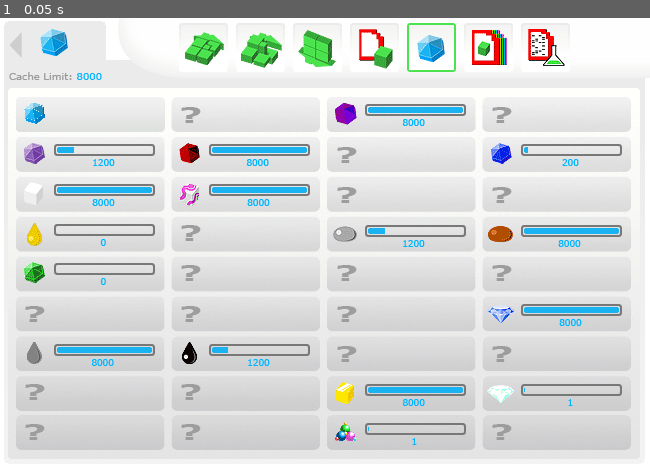
Above: before the commit, frame 1.
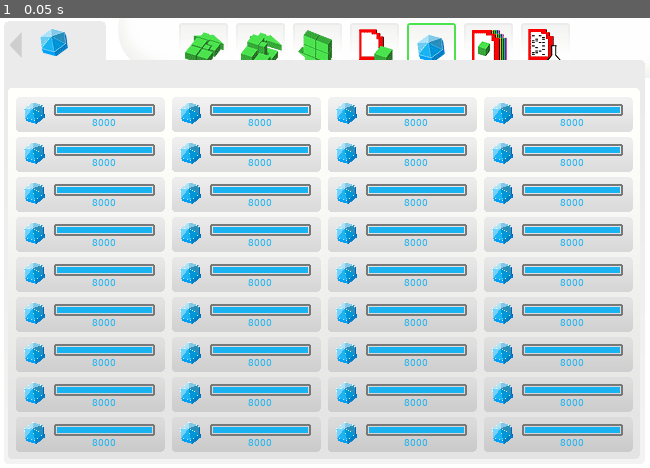
Above: after the commit, the same moment.

Repository: Sharkalien/Godot-Act-4-Walkaround
Game: Godot game, scene res://ui/grist_cache/GristCache.tscn
Two runs of this game, one before a commit and one after it. Both use one fixed random seed, a clock stepped at 60 frames per second and the inputs below. This scene is started directly instead of the project's main scene.
Inputs:
- Up to frame 1 (0.05 s): no input

The runs differ from the first frame. In frame 1, 16% of the frame differs, in the area x 1-98%, y 9-97%.

Commit message:
Update Grist Cache scene

Diff:
--- a/ui/grist_cache/GristCache.tscn
+++ b/ui/grist_cache/GristCache.tscn
@@ -1,16 +1,41 @@
-[gd_scene load_steps=5 format=2]
+[gd_scene load_steps=7 format=2]
 
 [ext_resource path="res://images/references/grist cache reference.png" type="Texture" id=1]
-[ext_resource path="res://ui/grist_cache/Linear Gradient Shader.tres" type="Material" id=2]
-[ext_resource path="res://images/grist/gristBuild.png" type="Texture" id=3]
+[ext_resource path="res://ui/grist_cache/GristMeter.tscn" type="PackedScene" id=2]
+[ext_resource path="res://ui/grist_cache/Linear Gradient Shader.tres" type="Material" id=3]
 
 [sub_resource type="StyleBoxFlat" id=1]
-bg_color = Color( 1, 1, 1, 1 )
+bg_color = Color( 0.921569, 0.921569, 0.921569, 1 )
 corner_radius_top_left = 5
 corner_radius_top_right = 5
 corner_radius_bottom_right = 5
 corner_radius_bottom_left = 5
 anti_aliasing = false
+
+[sub_resource type="Shader" id=2]
+code = "shader_type canvas_item;
+
+uniform vec4 first_color : hint_color = vec4(1.0);
+uniform vec4 second_color : hint_color = vec4(0.0, 0.0, 0.0, 1.0);
+uniform float position : hint_range(-0.5, 0.5) = 0.0;
+uniform float size : hint_range(0.5, 2) = 0.5;
+uniform float angle : hint_range(0.0, 360.0) = 0.0;
+
+void fragment() {
+	float pivot = position + 0.5;
+	vec2 uv = UV - pivot;
+	float rotated = uv.x * cos(radians(angle)) - uv.y * sin(radians(angle));
+	float pos = smoothstep((1.0 - size) + position, size + 0.0001 + position, rotated + pivot);
+	COLOR = mix(first_color, second_color, pos);
+}"
+
+[sub_resource type="ShaderMaterial" id=3]
+shader = SubResource( 2 )
+shader_param/first_color = Color( 0.894118, 0.894118, 0.894118, 1 )
+shader_param/second_color = Color( 1, 1, 0.984314, 1 )
+shader_param/position = 0.0
+shader_param/size = 1.017
+shader_param/angle = 90.0
 
 [node name="GristCache" type="Control"]
 anchor_right = 1.0
@@ -30,46 +55,256 @@
 "_edit_lock_": true
 }
 
-[node name="GristMeter" type="Panel" parent="."]
-material = ExtResource( 2 )
-margin_left = 16.0
-margin_top = 79.0
-margin_right = 165.0
-margin_bottom = 114.0
+[node name="Panel" type="Panel" parent="."]
+material = ExtResource( 3 )
+anchor_left = 0.006
+anchor_top = 0.093
+anchor_right = 0.992
+anchor_bottom = 0.991
+margin_left = 0.0999999
+margin_top = 0.149998
+margin_right = 0.199951
+margin_bottom = 0.0499878
 custom_styles/panel = SubResource( 1 )
 
-[node name="MarginContainer" type="MarginContainer" parent="GristMeter"]
-margin_left = 7.0
-margin_top = 5.0
-margin_right = 29.0
-margin_bottom = 27.0
-
-[node name="TextureRect" type="TextureRect" parent="GristMeter/MarginContainer"]
-margin_right = 22.0
-margin_bottom = 22.0
-texture = ExtResource( 3 )
-expand = true
-stretch_mode = 6
-
-[node name="HBoxContainer" type="HBoxContainer" parent="GristMeter"]
-visible = false
+[node name="Panel2" type="Panel" parent="Panel"]
+material = SubResource( 3 )
+anchor_left = 0.006
+anchor_top = 0.069
+anchor_right = 0.992
+anchor_bottom = 0.988
+margin_left = 0.154
+margin_top = 0.123997
+margin_right = 0.127991
+margin_bottom = -0.152008
+custom_styles/panel = SubResource( 1 )
+
+[node name="HFlowContainer" type="HFlowContainer" parent="Panel/Panel2"]
 anchor_right = 1.0
 anchor_bottom = 1.0
-
-[node name="HBoxContainer2" type="HBoxContainer" parent="GristMeter/HBoxContainer"]
-margin_bottom = 35.0
-
-[node name="VBoxContainer" type="VBoxContainer" parent="GristMeter/HBoxContainer/HBoxContainer2"]
-visible = false
-margin_right = 32.0
-margin_bottom = 35.0
-
-[node name="ProgressBar" type="ProgressBar" parent="GristMeter/HBoxContainer/HBoxContainer2/VBoxContainer"]
-margin_right = 32.0
-margin_bottom = 14.0
-
-[node name="Label" type="Label" parent="GristMeter/HBoxContainer/HBoxContainer2/VBoxContainer"]
-margin_top = 18.0
-margin_right = 32.0
-margin_bottom = 32.0
-text = "1200"
+margin_left = 8.0
+margin_top = 9.0
+custom_constants/vseparation = 5
+custom_constants/hseparation = 7
+
+[node name="GristMeter" parent="Panel/Panel2/HFlowContainer" instance=ExtResource( 2 )]
+
+[node name="GristMeter2" parent="Panel/Panel2/HFlowContainer" instance=ExtResource( 2 )]
+margin_left = 156.0
+margin_right = 305.0
+
+[node name="GristMeter3" parent="Panel/Panel2/HFlowContainer" instance=ExtResource( 2 )]
+margin_left = 312.0
+margin_right = 461.0
+
+[node name="GristMeter4" parent="Panel/Panel2/HFlowContainer" instance=ExtResource( 2 )]
+margin_left = 468.0
+margin_right = 617.0
+
+[node name="GristMeter5" parent="Panel/Panel2/HFlowContainer" instance=ExtResource( 2 )]
+self_modulate = Color( 0.99, 0.99, 0.99, 1 )
+margin_top = 40.0
+margin_bottom = 75.0
+
+[node name="GristMeter6" parent="Panel/Panel2/HFlowContainer" instance=ExtResource( 2 )]
+self_modulate = Color( 0.99, 0.99, 0.99, 1 )
+margin_left = 156.0
+margin_top = 40.0
+margin_right = 305.0
+margin_bottom = 75.0
+
+[node name="GristMeter7" parent="Panel/Panel2/HFlowContainer" instance=ExtResource( 2 )]
+self_modulate = Color( 0.99, 0.99, 0.99, 1 )
+margin_left = 312.0
+margin_top = 40.0
+margin_right = 461.0
+margin_bottom = 75.0
+
+[node name="GristMeter8" parent="Panel/Panel2/HFlowContainer" instance=ExtResource( 2 )]
+self_modulate = Color( 0.99, 0.99, 0.99, 1 )
+margin_left = 468.0
+margin_top = 40.0
+margin_right = 617.0
+margin_bottom = 75.0
+
+[node name="GristMeter9" parent="Panel/Panel2/HFlowContainer" instance=ExtResource( 2 )]
+self_modulate = Color( 0.98, 0.98, 0.98, 1 )
+margin_top = 80.0
+margin_bottom = 115.0
+
+[node name="GristMeter10" parent="Panel/Panel2/HFlowContainer" instance=ExtResource( 2 )]
+self_modulate = Color( 0.98, 0.98, 0.98, 1 )
+margin_left = 156.0
+margin_top = 80.0
+margin_right = 305.0
+margin_bottom = 115.0
+
+[node name="GristMeter11" parent="Panel/Panel2/HFlowContainer" instance=ExtResource( 2 )]
+self_modulate = Color( 0.98, 0.98, 0.98, 1 )
+margin_left = 312.0
+margin_top = 80.0
+margin_right = 461.0
+margin_bottom = 115.0
+
+[node name="GristMeter12" parent="Panel/Panel2/HFlowContainer" instance=ExtResource( 2 )]
+self_modulate = Color( 0.98, 0.98, 0.98, 1 )
+margin_left = 468.0
+margin_top = 80.0
+margin_right = 617.0
+margin_bottom = 115.0
+
+[node name="GristMeter13" parent="Panel/Panel2/HFlowContainer" instance=ExtResource( 2 )]
+self_modulate = Color( 0.97, 0.97, 0.97, 1 )
+margin_top = 120.0
+margin_bottom = 155.0
+
+[node name="GristMeter14" parent="Panel/Panel2/HFlowContainer" instance=ExtResource( 2 )]
+self_modulate = Color( 0.97, 0.97, 0.97, 1 )
+margin_left = 156.0
+margin_top = 120.0
+margin_right = 305.0
+margin_bottom = 155.0
+
+[node name="GristMeter15" parent="Panel/Panel2/HFlowContainer" instance=ExtResource( 2 )]
+self_modulate = Color( 0.97, 0.97, 0.97, 1 )
+margin_left = 312.0
+margin_top = 120.0
+margin_right = 461.0
+margin_bottom = 155.0
+
+[node name="GristMeter16" parent="Panel/Panel2/HFlowContainer" instance=ExtResource( 2 )]
+self_modulate = Color( 0.97, 0.97, 0.97, 1 )
+margin_left = 468.0
+margin_top = 120.0
+margin_right = 617.0
+margin_bottom = 155.0
+
+[node name="GristMeter17" parent="Panel/Panel2/HFlowContainer" instance=ExtResource( 2 )]
+self_modulate = Color( 0.96, 0.96, 0.96, 1 )
+margin_top = 160.0
+margin_bottom = 195.0
+
+[node name="GristMeter18" parent="Panel/Panel2/HFlowContainer" instance=ExtResource( 2 )]
+self_modulate = Color( 0.96, 0.96, 0.96, 1 )
+margin_left = 156.0
+margin_top = 160.0
+margin_right = 305.0
+margin_bottom = 195.0
+
+[node name="GristMeter19" parent="Panel/Panel2/HFlowContainer" instance=ExtResource( 2 )]
+self_modulate = Color( 0.96, 0.96, 0.96, 1 )
+margin_left = 312.0
+margin_top = 160.0
+margin_right = 461.0
+margin_bottom = 195.0
+
+[node name="GristMeter20" parent="Panel/Panel2/HFlowContainer" instance=ExtResource( 2 )]
+self_modulate = Color( 0.96, 0.96, 0.96, 1 )
+margin_left = 468.0
+margin_top = 160.0
+margin_right = 617.0
+margin_bottom = 195.0
+
+[node name="GristMeter21" parent="Panel/Panel2/HFlowContainer" instance=ExtResource( 2 )]
+self_modulate = Color( 0.94, 0.94, 0.94, 1 )
+margin_top = 200.0
+margin_bottom = 235.0
+
+[node name="GristMeter22" parent="Panel/Panel2/HFlowContainer" instance=ExtResource( 2 )]
+self_modulate = Color( 0.94, 0.94, 0.94, 1 )
+margin_left = 156.0
+margin_top = 200.0
+margin_right = 305.0
+margin_bottom = 235.0
+
+[node name="GristMeter23" parent="Panel/Panel2/HFlowContainer" instance=ExtResource( 2 )]
+self_modulate = Color( 0.94, 0.94, 0.94, 1 )
+margin_left = 312.0
+margin_top = 200.0
+margin_right = 461.0
+margin_bottom = 235.0
+
+[node name="GristMeter24" parent="Panel/Panel2/HFlowContainer" instance=ExtResource( 2 )]
+self_modulate = Color( 0.94, 0.94, 0.94, 1 )
+margin_left = 468.0
+margin_top = 200.0
+margin_right = 617.0
+margin_bottom = 235.0
+
+[node name="GristMeter25" parent="Panel/Panel2/HFlowContainer" instance=ExtResource( 2 )]
+self_modulate = Color( 0.93, 0.93, 0.93, 1 )
+margin_top = 240.0
+margin_bottom = 275.0
+
+[node name="GristMeter26" parent="Panel/Panel2/HFlowContainer" instance=ExtResource( 2 )]
+self_modulate = Color( 0.93, 0.93, 0.93, 1 )
+margin_left = 156.0
+margin_top = 240.0
+margin_right = 305.0
+margin_bottom = 275.0
+
+[node name="GristMeter27" parent="Panel/Panel2/HFlowContainer" instance=ExtResource( 2 )]
+self_modulate = Color( 0.93, 0.93, 0.93, 1 )
+margin_left = 312.0
+margin_top = 240.0
+margin_right = 461.0
+margin_bottom = 275.0
+
+[node name="GristMeter28" parent="Panel/Panel2/HFlowContainer" instance=ExtResource( 2 )]
+self_modulate = Color( 0.929412, 0.929412, 0.929412, 1 )
+margin_left = 468.0
+margin_top = 240.0
+margin_right = 617.0
+margin_bottom = 275.0
+
+[node name="GristMeter29" parent="Panel/Panel2/HFlowContainer" instance=ExtResource( 2 )]
+self_modulate = Color( 0.92, 0.92, 0.92, 1 )
+margin_top = 280.0
+margin_bottom = 315.0
+
+[node name="GristMeter30" parent="Panel/Panel2/HFlowContainer" instance=ExtResource( 2 )]
+self_modulate = Color( 0.92, 0.92, 0.92, 1 )
+margin_left = 156.0
+margin_top = 280.0
+margin_right = 305.0
+margin_bottom = 315.0
+
+[node name="GristMeter31" parent="Panel/Panel2/HFlowContainer" instance=ExtResource( 2 )]
+self_modulate = Color( 0.92, 0.92, 0.92, 1 )
+margin_left = 312.0
+margin_top = 280.0
+margin_right = 461.0
+margin_bottom = 315.0
+
+[node name="GristMeter32" parent="Panel/Panel2/HFlowContainer" instance=ExtResource( 2 )]
+self_modulate = Color( 0.921569, 0.921569, 0.921569, 1 )
+margin_left = 468.0
+margin_top = 280.0
+margin_right = 617.0
+margin_bottom = 315.0
+
+[node name="GristMeter33" parent="Panel/Panel2/HFlowContainer" instance=ExtResource( 2 )]
+self_modulate = Color( 0.91, 0.91, 0.91, 1 )
+margin_top = 320.0
+margin_bottom = 355.0
+
+[node name="GristMeter34" parent="Panel/Panel2/HFlowContainer" instance=ExtResource( 2 )]
+self_modulate = Color( 0.91, 0.91, 0.91, 1 )
+margin_left = 156.0
+margin_top = 320.0
+margin_right = 305.0
+margin_bottom = 355.0
+
+[node name="GristMeter35" parent="Panel/Panel2/HFlowContainer" instance=ExtResource( 2 )]
+self_modulate = Color( 0.91, 0.91, 0.91, 1 )
+margin_left = 312.0
+margin_top = 320.0
+margin_right = 461.0
+margin_bottom = 355.0
+
+[node name="GristMeter36" parent="Panel/Panel2/HFlowContainer" instance=ExtResource( 2 )]
+self_modulate = Color( 0.91, 0.91, 0.91, 1 )
+margin_left = 468.0
+margin_top = 320.0
+margin_right = 617.0
+margin_bottom = 355.0
--- /dev/null
+++ b/ui/grist_cache/GristMeter.tscn
@@ -0,0 +1,119 @@
+[gd_scene load_steps=9 format=2]
+
+[ext_resource path="res://fonts/verdana.ttf" type="DynamicFontData" id=1]
+[ext_resource path="res://images/grist/gristBuild.png" type="Texture" id=3]
+
+[sub_resource type="Shader" id=2]
+code = "shader_type canvas_item;
+
+uniform vec4 first_color : hint_color = vec4(1.0);
+uniform vec4 second_color : hint_color = vec4(0.0, 0.0, 0.0, 1.0);
+uniform float position : hint_range(-0.5, 0.5) = 0.0;
+uniform float size : hint_range(0.5, 2) = 0.5;
+uniform float angle : hint_range(0.0, 360.0) = 0.0;
+
+void fragment() {
+	float pivot = position + 0.5;
+	vec2 uv = UV - pivot;
+	float rotated = uv.x * cos(radians(angle)) - uv.y * sin(radians(angle));
+	float pos = smoothstep((1.0 - size) + position, size + 0.0001 + position, rotated + pivot);
+	COLOR = mix(first_color, second_color, pos);
+}"
+
+[sub_resource type="ShaderMaterial" id=5]
+shader = SubResource( 2 )
+shader_param/first_color = Color( 0.87451, 0.87451, 0.878431, 1 )
+shader_param/second_color = Color( 0.945098, 0.945098, 0.945098, 1 )
+shader_param/position = 0.0
+shader_param/size = 1.017
+shader_param/angle = 90.0
+
+[sub_resource type="StyleBoxFlat" id=1]
+bg_color = Color( 1, 1, 1, 1 )
+corner_radius_top_left = 5
+corner_radius_top_right = 5
+corner_radius_bottom_right = 5
+corner_radius_bottom_left = 5
+anti_aliasing = false
+
+[sub_resource type="StyleBoxLine" id=3]
+color = Color( 0.101961, 0.701961, 0.945098, 1 )
+grow_begin = 0.0
+grow_end = 0.0
+thickness = 6
+
+[sub_resource type="StyleBoxFlat" id=4]
+bg_color = Color( 1, 1, 1, 1 )
+draw_center = false
+border_width_left = 2
+border_width_top = 2
+border_width_right = 2
+border_width_bottom = 2
+border_color = Color( 0.470588, 0.470588, 0.470588, 1 )
+corner_radius_top_left = 2
+corner_radius_top_right = 2
+corner_radius_bottom_right = 2
+corner_radius_bottom_left = 2
+expand_margin_left = 3.0
+expand_margin_right = 3.0
+expand_margin_top = 3.0
+expand_margin_bottom = 3.0
+anti_aliasing = false
+
+[sub_resource type="DynamicFont" id=6]
+size = 9
+font_data = ExtResource( 1 )
+
+[node name="GristMeter" type="Panel"]
+material = SubResource( 5 )
+margin_right = 149.0
+margin_bottom = 35.0
+rect_min_size = Vector2( 149, 35 )
+custom_styles/panel = SubResource( 1 )
+
+[node name="GristContainer" type="MarginContainer" parent="."]
+margin_left = 7.0
+margin_top = 5.0
+margin_right = 29.0
+margin_bottom = 27.0
+rect_min_size = Vector2( 22, 22 )
+
+[node name="GristIcon" type="TextureRect" parent="GristContainer"]
+margin_right = 22.0
+margin_bottom = 22.0
+texture = ExtResource( 3 )
+expand = true
+stretch_mode = 6
+
+[node name="VBoxContainer" type="VBoxContainer" parent="."]
+anchor_left = 1.0
+anchor_top = 0.5
+anchor_right = 1.0
+anchor_bottom = 0.5
+margin_left = -108.0
+margin_top = -11.5
+margin_right = -13.0
+margin_bottom = 17.5
+custom_constants/separation = 3
+alignment = 1
+
+[node name="ProgressBar" type="ProgressBar" parent="VBoxContainer"]
+margin_top = 4.0
+margin_right = 95.0
+margin_bottom = 10.0
+rect_min_size = Vector2( 95, 0 )
+custom_styles/fg = SubResource( 3 )
+custom_styles/bg = SubResource( 4 )
+value = 100.0
+rounded = true
+percent_visible = false
+
+[node name="Label" type="Label" parent="VBoxContainer"]
+margin_top = 13.0
+margin_right = 95.0
+margin_bottom = 25.0
+custom_colors/font_color = Color( 0.101961, 0.701961, 0.945098, 1 )
+custom_fonts/font = SubResource( 6 )
+text = "8000"
+align = 1
+valign = 1
--- a/ui/grist_cache/Linear Gradient Shader.tres
+++ b/ui/grist_cache/Linear Gradient Shader.tres
@@ -18,9 +18,9 @@
 }"
 
 [resource]
-shader = SubResource( 1 )
-shader_param/first_color = Color( 0.87451, 0.882353, 0.87451, 1 )
-shader_param/second_color = Color( 0.945098, 0.945098, 0.945098, 1 )
+shader = SubResource( 2 )
+shader_param/first_color = Color( 0.952941, 0.952941, 0.952941, 1 )
+shader_param/second_color = Color( 0.921569, 0.921569, 0.921569, 1 )
 shader_param/position = 0.0
 shader_param/size = 1.017
 shader_param/angle = 90.0
Not shown: 1 places in ui/grist_cache/Linear Gradient Shader.tres that only renumber resources
